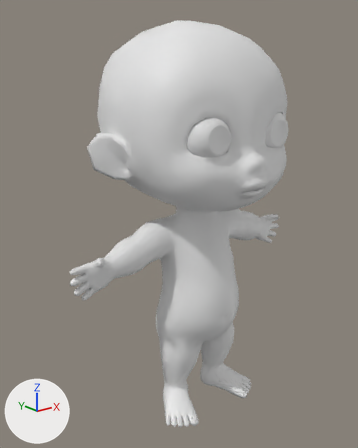
A saved change to the FBX model Nexto Projecto/Assets/Indevidual Stuff/Soraya WIP/Models/Baby/MD_Baby.FBX.
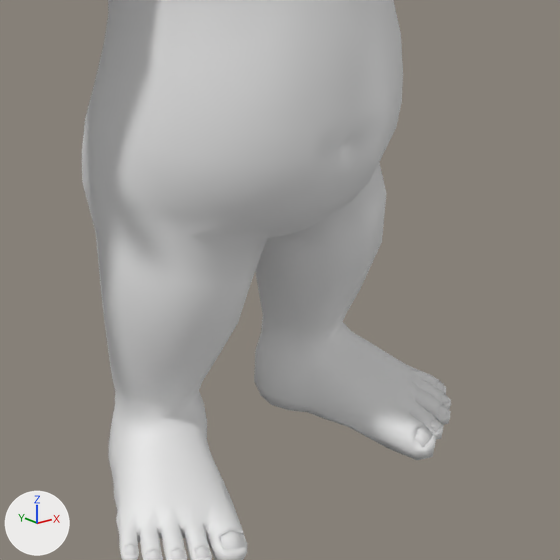
Each version appears first whole from a 50 mm camera at (-0.654, -0.747, 0.721) aimed at (-0.021, 0.044, 0.404), and next in a close-up on the part from 38% to 78% of the width and 62% to 95% of the height. The axes (+X, +Y, +Z) are drawn at lower left. The lights are the same throughout. Where no turn or scale is listed for an object, it has been applied to the vertices.

Before the edit, the objects in view are built like this:
```python
me_mesh_001 = bpy.data.meshes.new('Mesh.001')
me_mesh_001.from_pydata(...)  # 3125 vertices, 6202 faces; spans x -0.287..0.287, y -0.189..0.193, z -0.006..0.808
ob_md_baby = bpy.data.objects.new('MD_Baby', me_mesh_001)
ob_md_baby.location = (0.0, 0.0241, 0.0)
```
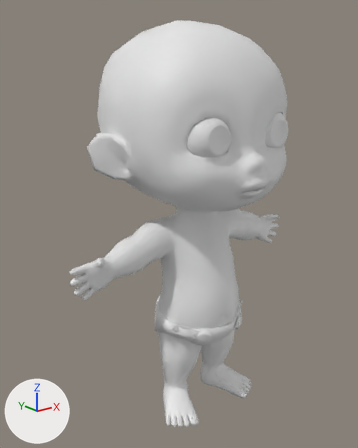
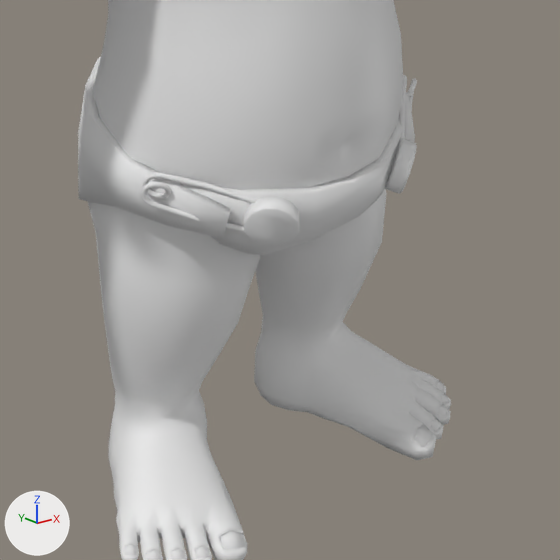
Commit message: Baby comnplete

Pixel boxes [x1, y1, x2, y2] of what changed, in the close-ups (560 x 560 px):
'MD_Daiper', added: after [78, 57, 417, 255]

The change, as a list of edits to the scene's bpy script:
```text
Add me_mesh_002_1:
    me_mesh_002_1.from_pydata(...)  # 648 vertices, 1260 faces; spans x -0.102..0.102, y -0.1..0.072, z -0.05..0.05
Add ob_md_daiper:
    ob_md_daiper = bpy.data.objects.new('MD_Daiper', me_mesh_002_1)
    ob_md_daiper.location = (0.0, 0.0124, 0.1913)
```
